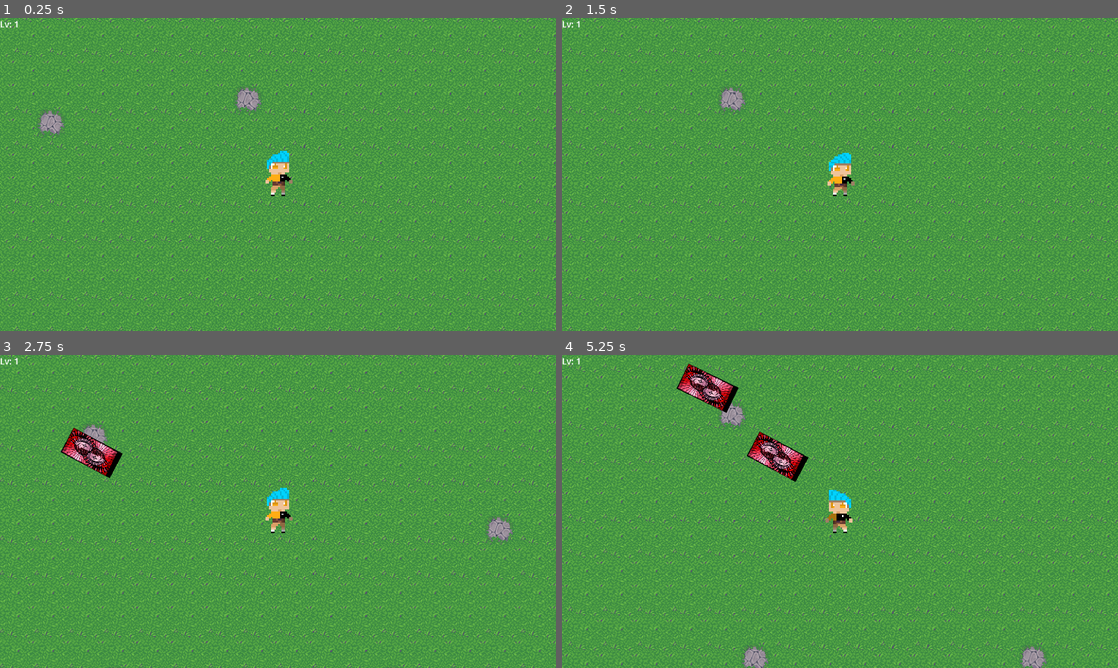
Above: before the commit, frames 1-4 (two rows, left to right).
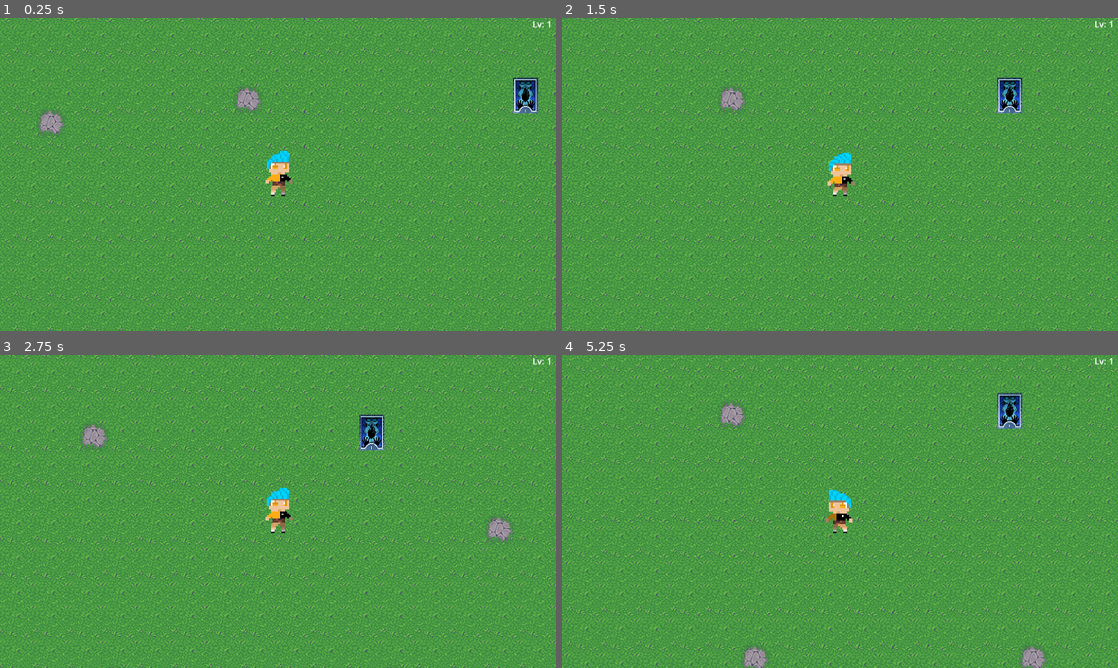
Above: after the commit, the same moments.

Repository: FastestDan/FD_In_VampSurv
Game: Godot game, scene res://Levels/test_place.tscn
Same seed, same stepped clock (60 frames per second), same inputs: the game is played once before the commit and once after it. The engine's default icon, where the game draws it, is replaced by a stand-in: a white triangle on a blue panel in a dark square. Sound files missing from this copy of the repository are replaced by a short silence.
Inputs (mouse positions are in pixels of both pictures, inside the frame that each line leads up to):
- Up to frame 1 (0.25 s): no input
- Up to frame 2 (1.5 s): tap Enter at 0.5 s; move the mouse to (962, 158) at 0.52 s; hold D (go_right) 0.53-1.25 s; click (962, 158) at 0.6 s; drag from (728, 190) to (812, 237) at 1.27 s
- Up to frame 3 (2.75 s): move the mouse to (333, 442) at 2.02 s; hold D (go_right) from 2.03 s (still down); tap O at 2.1 s; click (333, 442) at 2.3 s
- Up to frame 4 (5.25 s): release D (go_right) at 2.75 s; drag from (812, 574) to (840, 511) at 2.77 s; move the mouse to (1006, 558) at 3.52 s; hold A (go_left) 3.53-4.25 s; tap Shift at 3.6 s; click (1006, 558) at 3.8 s; drag from (673, 464) to (840, 511) at 4.27 s; move the mouse to (867, 511) at 5.02 s; hold S (go_down) from 5.03 s (still down); click (867, 511) at 5.1 s

The runs differ from the first frame. In frame 1, 0.6% of the frame differs, in the area x 0-99%, y 0-31%; in frame 2, 0.6%; in frame 3, 1.5%; in frame 4, 2.4%, in the area x 0-99%, y 0-41%.

Commit message:
Made Level Up screen

Diff:
--- a/Entities/Characters/player.gd
+++ b/Entities/Characters/player.gd
@@ -21,25 +21,29 @@
 @onready var stickbase = get_node("%Stick")
 
 var spear_bullets = 0
-var spear_magazine = 1
+var spear_magazine = 0
 var spear_speed = 1.5
-var spear_level = 1
+var spear_level = 0
 
 var shippu_bullets = 0
-var shippu_magazine = 4
+var shippu_magazine = 0
 var shippu_speed = 3
 var shippu_level = 0
 
-var stick_bullets = 1
+var stick_bullets = 0
 var stick_level = 0
 
 var enemy_near = []
 
 @onready var expBar = get_node("%EXP_Bar")
 @onready var lv_label = get_node("%LEVEL")
-
+@onready var lvup = get_node("%LvUP")
+@onready var up_opts = get_node("%UP_Options")
+@onready var up_sound = get_node("%UP_sound")
+@onready var option = preload("res://Utility/weap_item.tscn")
 
 func _ready() -> void:
+	lvup.visible = false
 	attack()
 	set_expBar(exp, cap_calc())
 
@@ -169,10 +173,9 @@
 	if exp + all_exp >= exp_left:
 		all_exp -= exp_left - exp
 		player_level += 1
-		lv_label.text = str("Lv: ", player_level)
 		exp = 0
 		exp_left = cap_calc()
-		exp_calc(0)
+		levelup()
 	else:
 		exp += all_exp
 		all_exp = 0
@@ -189,6 +192,29 @@
 		cap = 255 + (player_level - 39) * 12
 	return cap
 
+func levelup():
+	up_sound.play()
+	lv_label.text = str("Lv: ", player_level)
+	#var tween = lvup.create_tween()
+	#tween.tween_property(lvup, "position", Vector2(220, 50), 0.2).set_trans(Tween.TRANS_QUINT).set_ease(Tween.EASE_IN)
+	#tween.play()
+	lvup.visible = true
+	var options = 0
+	var allop = 3
+	while options < allop:
+		var choice = option.instantiate()
+		up_opts.add_child(choice)
+		options += 1
+
+	get_tree().paused = true
+
+func upgrade_player(upgrade):
+	var options = up_opts.get_children()
+	for i in options:
+		i.queue_free()
+	lvup.visible = false
+	get_tree().paused = false
+	exp_calc(0)
 
 func set_expBar(now_val=1, max_val=100):
 	expBar.value = now_val
--- a/Entities/Characters/player.tscn
+++ b/Entities/Characters/player.tscn
@@ -4,7 +4,7 @@
 [ext_resource type="Texture2D" uid="uid://bswmmcfiwvq7w" path="res://Graphics/Characters/FD_OR_Idle.png" id="2_micro"]
 [ext_resource type="Texture2D" uid="uid://ceu35o3pvpkpw" path="res://Graphics/icon.svg" id="2_onrkg"]
 [ext_resource type="Texture2D" uid="uid://ckmt6j8cnea7c" path="res://Graphics/Characters/FD_OR_Idle_Mirror.png" id="3_yoyrg"]
-[ext_resource type="PackedScene" uid="uid://mb6e0qvmpqwr" path="res://hurt_box.tscn" id="5_yoyrg"]
+[ext_resource type="PackedScene" uid="uid://mb6e0qvmpqwr" path="res://Utility/hurt_box.tscn" id="5_yoyrg"]
 
 [sub_resource type="AtlasTexture" id="AtlasTexture_t6wfi"]
 atlas = ExtResource("2_micro")
@@ -204,26 +204,72 @@
 
 [node name="UI" type="Control" parent="GUI"]
 layout_mode = 3
-anchors_preset = 0
-offset_right = 769.0
-offset_bottom = 433.0
+anchors_preset = 5
+anchor_left = 0.5
+anchor_right = 0.5
+grow_horizontal = 2
 
 [node name="EXP_Bar" type="TextureProgressBar" parent="GUI/UI"]
 unique_name_in_owner = true
 layout_mode = 0
-offset_right = 721.0
+offset_left = -947.0
+offset_right = 945.0
 offset_bottom = 40.0
 texture_under = SubResource("PlaceholderTexture2D_yoyrg")
 
 [node name="LEVEL" type="Label" parent="GUI/UI/EXP_Bar"]
 unique_name_in_owner = true
-layout_mode = 0
-offset_right = 40.0
-offset_bottom = 23.0
+layout_mode = 1
+anchors_preset = 1
+anchor_left = 1.0
+anchor_right = 1.0
+offset_left = -66.0
+offset_bottom = 42.0
+grow_horizontal = 0
 theme_override_font_sizes/font_size = 30
 text = "Lv: 1"
 horizontal_alignment = 2
 vertical_alignment = 1
+
+[node name="LvUP" type="Panel" parent="GUI/UI"]
+unique_name_in_owner = true
+process_mode = 2
+layout_mode = 1
+anchors_preset = 5
+anchor_left = 0.5
+anchor_right = 0.5
+offset_left = -299.5
+offset_top = 229.0
+offset_right = 299.5
+offset_bottom = 810.0
+grow_horizontal = 2
+
+[node name="UP_label" type="Label" parent="GUI/UI/LvUP"]
+layout_mode = 1
+anchors_preset = 5
+anchor_left = 0.5
+anchor_right = 0.5
+offset_left = -66.0
+offset_top = 22.0
+offset_right = 66.0
+offset_bottom = 64.0
+grow_horizontal = 2
+theme_override_font_sizes/font_size = 30
+text = "Level Up!"
+horizontal_alignment = 1
+vertical_alignment = 1
+
+[node name="UP_Options" type="VBoxContainer" parent="GUI/UI/LvUP"]
+unique_name_in_owner = true
+layout_mode = 1
+offset_left = 80.0
+offset_top = 101.0
+offset_right = 80.0
+offset_bottom = 101.0
+scale = Vector2(2.5, 2.5)
+
+[node name="UP_sound" type="AudioStreamPlayer" parent="GUI/UI/LvUP"]
+unique_name_in_owner = true
 
 [connection signal="hurt" from="HurtBox" to="." method="_on_hurt_box_hurt"]
 [connection signal="timeout" from="Attacks/SpearTimer" to="." method="_on_spear_timer_timeout"]
--- a/Entities/Enemies/enemy.tscn
+++ b/Entities/Enemies/enemy.tscn
@@ -2,8 +2,8 @@
 
 [ext_resource type="Script" uid="uid://thocaxo3yeod" path="res://Entities/Enemies/enemy.gd" id="1_7o3vr"]
 [ext_resource type="Texture2D" uid="uid://ceu35o3pvpkpw" path="res://Graphics/icon.svg" id="2_wbf3x"]
-[ext_resource type="PackedScene" uid="uid://mb6e0qvmpqwr" path="res://hurt_box.tscn" id="3_4jf10"]
-[ext_resource type="PackedScene" uid="uid://bjoyg867elcu3" path="res://hit_box.tscn" id="4_ihd1f"]
+[ext_resource type="PackedScene" uid="uid://mb6e0qvmpqwr" path="res://Utility/hurt_box.tscn" id="3_4jf10"]
+[ext_resource type="PackedScene" uid="uid://bjoyg867elcu3" path="res://Utility/hit_box.tscn" id="4_ihd1f"]
 [ext_resource type="AudioStream" uid="uid://d1s2qn6m6sdj7" path="res://Audio/DED_TEST.wav" id="5_ihd1f"]
 
 [sub_resource type="SpriteFrames" id="SpriteFrames_6rqwt"]
--- a/Levels/test_place.tscn
+++ b/Levels/test_place.tscn
@@ -6,6 +6,7 @@
 [ext_resource type="PackedScene" uid="uid://b0ieun4sf4eyv" path="res://Entities/Characters/player.tscn" id="5_jnlao"]
 [ext_resource type="Script" uid="uid://bm37djycivhqo" path="res://Utility/spawn_info.gd" id="5_x1c1m"]
 [ext_resource type="PackedScene" uid="uid://dosut8m42pclc" path="res://Entities/Enemies/enemy.tscn" id="6_4lwi8"]
+[ext_resource type="PackedScene" uid="uid://xuvtfp5dggeq" path="res://Entities/Objects/exp_up.tscn" id="7_4lwi8"]
 
 [sub_resource type="TileSetAtlasSource" id="TileSetAtlasSource_64u15"]
 texture = ExtResource("2_64u15")
@@ -1652,3 +1653,7 @@
 spawns = Array[ExtResource("5_x1c1m")]([SubResource("Resource_ka1i8"), SubResource("Resource_x1c1m")])
 
 [node name="Loot" type="Node2D" parent="." groups=["loot"]]
+
+[node name="ExpPickUp" parent="Loot" instance=ExtResource("7_4lwi8")]
+position = Vector2(1319, 466)
+exp = 10
--- a/hit_box.tscn
+++ b/Utility/hit_box.tscn
@@ -1,6 +1,6 @@
 [gd_scene load_steps=2 format=3 uid="uid://bjoyg867elcu3"]
 
-[ext_resource type="Script" uid="uid://csndy2enjwdtd" path="res://hit_box.gd" id="1_hmo53"]
+[ext_resource type="Script" uid="uid://csndy2enjwdtd" path="res://Utility/hit_box.gd" id="1_hmo53"]
 
 [node name="HitBox" type="Area2D" groups=["attack"]]
 collision_layer = 0
--- a/hurt_box.tscn
+++ b/Utility/hurt_box.tscn
@@ -1,6 +1,6 @@
 [gd_scene load_steps=2 format=3 uid="uid://mb6e0qvmpqwr"]
 
-[ext_resource type="Script" uid="uid://7bjbp3i15ueg" path="res://hurt_box.gd" id="1_6d2hw"]
+[ext_resource type="Script" uid="uid://7bjbp3i15ueg" path="res://Utility/hurt_box.gd" id="1_6d2hw"]
 
 [node name="HurtBox" type="Area2D"]
 collision_layer = 0
--- /dev/null
+++ b/Utility/weap_item.gd
@@ -0,0 +1,23 @@
+extends ColorRect
+
+
+var pointer = false
+var item = null
+@onready var player = get_tree().get_first_node_in_group("player")
+
+signal select_upgrade(upgrade)
+
+func _ready() -> void:
+	connect("select_upgrade", Callable(player, "upgrade_player"))
+
+func _input(event):
+	if event.is_action("click"):
+		if pointer:
+			emit_signal("select_upgrade", item)
+
+func _on_mouse_entered() -> void:
+	pointer = true
+
+
+func _on_mouse_exited() -> void:
+	pointer = false
--- /dev/null
+++ b/Utility/weap_item.tscn
@@ -0,0 +1,61 @@
+[gd_scene load_steps=3 format=3 uid="uid://bxsu6t8io6pmy"]
+
+[ext_resource type="Texture2D" uid="uid://4in74iphx22a" path="res://Graphics/Weapons/ICON_TEST.png" id="1_h8stf"]
+[ext_resource type="Script" uid="uid://bdyd6v5bh3nf4" path="res://Utility/weap_item.gd" id="1_xrrv3"]
+
+[node name="WeapItem" type="ColorRect"]
+custom_minimum_size = Vector2(180, 50)
+offset_right = 180.0
+offset_bottom = 50.0
+color = Color(1, 0.824, 0.04, 1)
+script = ExtResource("1_xrrv3")
+
+[node name="ColorRect" type="ColorRect" parent="."]
+layout_mode = 0
+offset_left = 2.0
+offset_top = 2.0
+offset_right = 26.0
+offset_bottom = 26.0
+color = Color(0, 0, 0, 1)
+
+[node name="Icon" type="TextureRect" parent="ColorRect"]
+layout_mode = 0
+offset_right = 160.0
+offset_bottom = 160.0
+scale = Vector2(0.15, 0.15)
+texture = ExtResource("1_h8stf")
+
+[node name="Name" type="Label" parent="."]
+layout_mode = 0
+offset_left = 29.0
+offset_top = 2.0
+offset_right = 142.0
+offset_bottom = 25.0
+scale = Vector2(0.25, 0.25)
+theme_override_font_sizes/font_size = 60
+text = "Blank Memory"
+
+[node name="Desc" type="Label" parent="."]
+layout_mode = 0
+offset_left = 4.0
+offset_top = 27.0
+offset_right = 1171.0
+offset_bottom = 180.0
+scale = Vector2(0.15, 0.15)
+theme_override_font_sizes/font_size = 40
+text = "A white USB Drive. Has no data."
+autowrap_mode = 3
+
+[node name="Lv" type="Label" parent="."]
+layout_mode = 0
+offset_left = 150.0
+offset_top = 2.0
+offset_right = 292.0
+offset_bottom = 92.0
+scale = Vector2(0.2, 0.2)
+theme_override_font_sizes/font_size = 65
+text = "Lv: 1"
+horizontal_alignment = 2
+
+[connection signal="mouse_entered" from="." to="." method="_on_mouse_entered"]
+[connection signal="mouse_exited" from="." to="." method="_on_mouse_exited"]
--- a/project.godot
+++ b/project.godot
@@ -62,6 +62,11 @@
 , Object(InputEventJoypadMotion,"resource_local_to_scene":false,"resource_name":"","device":-1,"axis":0,"axis_value":1.0,"script":null)
 ]
 }
+click={
+"deadzone": 0.2,
+"events": [Object(InputEventMouseButton,"resource_local_to_scene":false,"resource_name":"","device":-1,"window_id":0,"alt_pressed":false,"shift_pressed":false,"ctrl_pressed":false,"meta_pressed":false,"button_mask":0,"position":Vector2(0, 0),"global_position":Vector2(0, 0),"factor":1.0,"button_index":1,"canceled":false,"pressed":false,"double_click":false,"script":null)
+]
+}
 
 [layer_names]
 
@@ -72,4 +77,4 @@
 
 [rendering]
 
-textures/canvas_textures/default_texture_filter=0
+textures/canvas_textures/default_texture_filter=3
Binary file added: Graphics/Weapons/ICON_TEST.png
Not shown, added: Graphics/Weapons/ICON_TEST.png.import
Not shown: 1 places in Levels/test_place.tscn that only renumber resources
Renamed: hit_box.gd -> Utility/hit_box.gd
Renamed: hit_box.gd.uid -> Utility/hit_box.gd.uid
Renamed: hurt_box.gd -> Utility/hurt_box.gd
Renamed: hurt_box.gd.uid -> Utility/hurt_box.gd.uid
Not shown, added: Utility/weap_item.gd.uid
